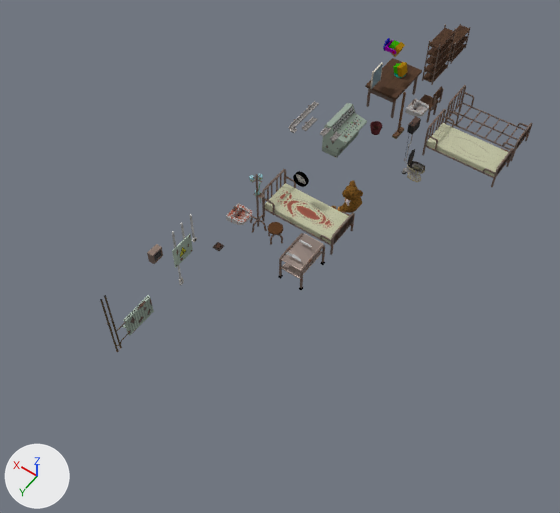
What one commit did to the Blender file BlenderFiles/Labor_tiles2.blend.
Rendered twice from a camera (50 mm lens) standing at (-8.17, 8.84, 14.92) and looking at (-1.51, -0.48, 0.27). The lights are fixed; the arrows at lower left show +X, +Y and +Z.

Names of what the first picture shows: 'obj_bed', 'obj_bed_clean', 'obj_bed_without', 'obj_console', 'obj_radiator', 'obj_shelf', 'obj_table', 'obj_trolley'.
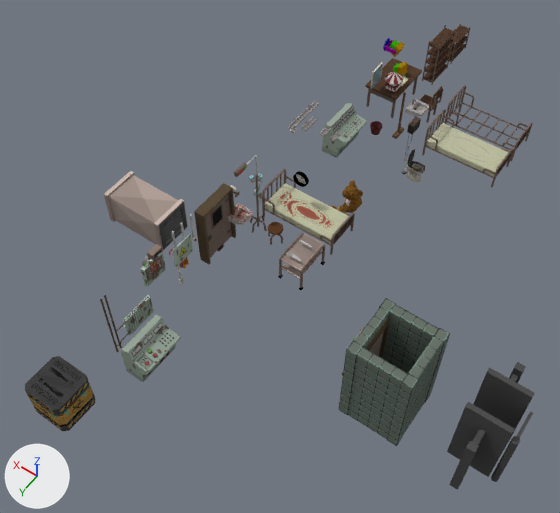
Pixel boxes (x1, y1, x2, y2) of what changed, in the pictures (560 x 513 px):
'obj_elevator', added
    after: (339, 298, 450, 446)
'obj_scanner', added
    after: (447, 362, 535, 490)
'Lüftungsschacht', added
    after: (104, 171, 188, 251)
'obj_crate', added
    after: (25, 356, 95, 431)
'obj_head_button', added
    after: (121, 315, 181, 382)
'obj_doorframe', added
    after: (194, 183, 236, 264)
'obj_door', added
    after: (205, 194, 232, 258)
'obj_legFuse', added
    after: (141, 252, 189, 287)
'obj_scanner_door', added
    after: (491, 411, 533, 482)
'obj_music_box_top', added
    after: (385, 72, 403, 85)
'obj_doorLight', added
    after: (234, 155, 259, 192)
'obj_elevator_door2', added
    after: (369, 331, 384, 356)
'obj_music_box_botton', added
    after: (385, 82, 401, 92)
'obj_letter', added
    after: (401, 76, 409, 86)

Diff of the bpy script that builds the scene:
```diff
--- a/BlenderFiles/Labor_tiles2.blend.py
+++ b/BlenderFiles/Labor_tiles2.blend.py
@@ ob_obj_scanner_door @@
+ob_obj_scanner_door = bpy.data.objects.new('obj_scanner_door', me_cube_028)  # 24 vertices, 14 faces; spans x -2.02..-1.88, y 0.11..0.99, z -0.88..0.88
+ob_obj_scanner_door.parent = ob_obj_scanner
+ob_obj_scanner_door.location = (-6.176, 0.508, 0.883)
@@ ob_obj_scanner @@
+ob_obj_scanner = bpy.data.objects.new('obj_scanner', me_cube_026)  # 56 vertices, 35 faces; spans x -1.84..-0.91, y -0.6..1.56, z -0.88..1.12
+ob_obj_scanner.location = (-6.18, 0.51, 0.88)
@@ ob_obj_music_box_botton @@
+ob_obj_music_box_botton = bpy.data.objects.new('obj_music_box_botton', me_cube_024.copy())  # the mesh of ob_obj_music_box_botton
+ob_obj_music_box_botton.location = (-0.88, -6.72, 1.15)
+ob_obj_music_box_botton.scale = (1.74, 1.74, 1.74)
@@ ob_obj_music_box_top @@
+ob_obj_music_box_top = bpy.data.objects.new('obj_music_box_top', me_cube_023.copy())  # the mesh of ob_obj_music_box_top
+ob_obj_music_box_top.parent = ob_obj_music_box_botton
+ob_obj_music_box_top.location = (-0.88, -6.737, 1.137)
+ob_obj_music_box_top.scale = (1.74, 1.74, 1.74)
@@ ob_obj_crate @@
+ob_obj_crate = bpy.data.objects.new('obj_crate', me_cube_019.copy())  # the mesh of ob_obj_crate
+ob_obj_crate.location = (0.12, 6.61, 0.78)
+ob_obj_crate.scale = (0.471, 0.471, 0.471)
@@ ob_obj_head_button @@
+ob_obj_head_button = bpy.data.objects.new('obj_head_button', me_cube_018.copy())  # the mesh of ob_obj_head_button
+ob_obj_head_button.location = (-2.28, -12.17, 0.82)
@@ ob_obj_letter @@
+ob_obj_letter = bpy.data.objects.new('obj_letter', me_cube_017.copy())  # the mesh of ob_obj_letter
+ob_obj_letter.location = (-2.72, -4.84, 0.03)
@@ ob_obj_legfuse @@
+ob_obj_legfuse = bpy.data.objects.new('obj_legFuse', me_plane_150.copy())  # the mesh of ob_obj_legfuse
+ob_obj_legfuse.location = (0.3, 0.99, 0.73)
@@ ob_lüftungsschacht @@
+ob_lüftungsschacht = bpy.data.objects.new('Lüftungsschacht', me_plane_146.copy())  # the mesh of ob_lüftungsschacht
+ob_lüftungsschacht.location = (0.6, 1.0, 0.0)
@@ ob_obj_elevator_door2 @@
+ob_obj_elevator_door2 = bpy.data.objects.new('obj_elevator_door2', me_plane_135.copy())  # the mesh of ob_obj_elevator_door2
+ob_obj_elevator_door2.parent = ob_obj_elevator
+ob_obj_elevator_door2.location = (-4.8, 0.4, 0.0)
@@ ob_obj_elevator @@
+ob_obj_elevator = bpy.data.objects.new('obj_elevator', me_plane_088.copy())  # the mesh of ob_obj_elevator
+ob_obj_elevator.location = (-5.4, 1.0, 0.0)
@@ ob_obj_doorlight @@
+ob_obj_doorlight = bpy.data.objects.new('obj_doorLight', me_cube_001.copy())  # the mesh of ob_obj_doorlight
+ob_obj_doorlight.location = (-0.06, -1.0, 1.86)
@@ ob_obj_doorframe @@
+ob_obj_doorframe = bpy.data.objects.new('obj_doorframe', me_plane_002.copy())  # the mesh of ob_obj_doorframe
+ob_obj_doorframe.location = (0.0, 0.0, 0.0)
@@ ob_obj_door @@
+ob_obj_door = bpy.data.objects.new('obj_door', me_plane_028.copy())  # the mesh of ob_obj_door
+ob_obj_door.parent = ob_obj_doorframe
+ob_obj_door.location = (-0.0133, -0.47, 0.855)
```
